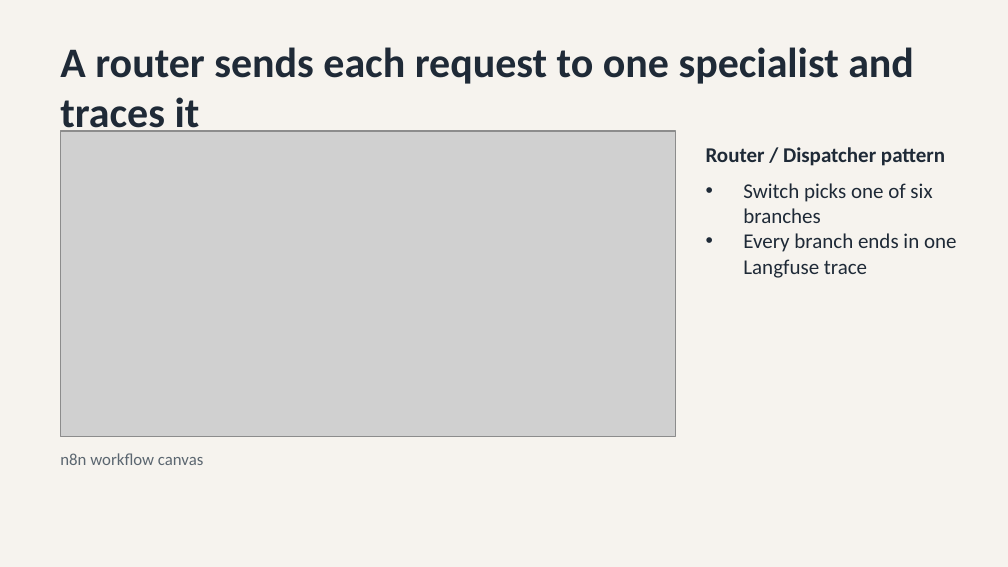
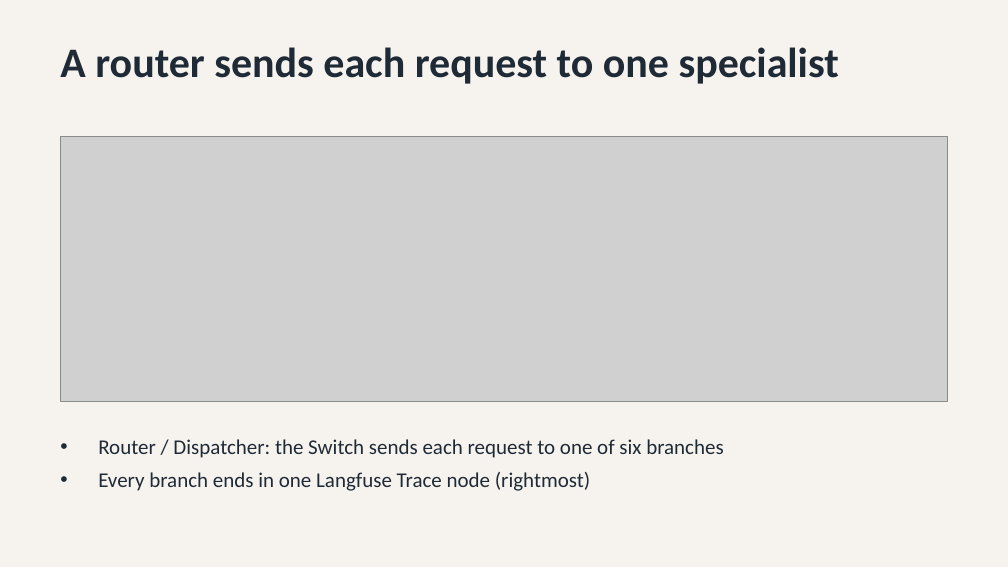
Before and after one commit to satcool22/Mira-AI-Powered-Project-Intelligence-Assistant, a slide deck: slide 4 of docs/Mira_deck.pptx. Drawn at 1008x567 pixels with LibreOffice and Linux fonts; fonts in the diff are those of the drawing; grey boxes stand for pictures. Boxes give left, top, right and bottom in pixels: in the first picture for what was removed or moved away, otherwise in the second. Text is boxed around its words. In the diff, an @@ line names an element or a change of style, - is before the commit and + after.

Commit message:
Update final deck
Update final deck

```diff
--- a/docs/Mira_deck.pptx
+++ b/docs/Mira_deck.pptx
@@ text at (x1=60, y1=47, x2=839, y2=84): text changed @@
-A router sends each request to one specialist and traces it
+A router sends each request to one specialist
@@ picture resized from (x1=60, y1=131, x2=675, y2=436) to (x1=60, y1=136, x2=948, y2=401) @@
@@ text at (x1=98, y1=439, x2=724, y2=491): text changed @@
-Router / Dispatcher pattern
-• Switch picks one of six branches
-• Every branch ends in one Langfuse trace
+• Router / Dispatcher: the Switch sends each request to one of six branches
+• Every branch ends in one Langfuse Trace node (rightmost)
@@ text removed at (x1=60, y1=453, x2=203, y2=465) @@
-n8n workflow canvas
```
Also in this commit, not shown: 1 other file.
